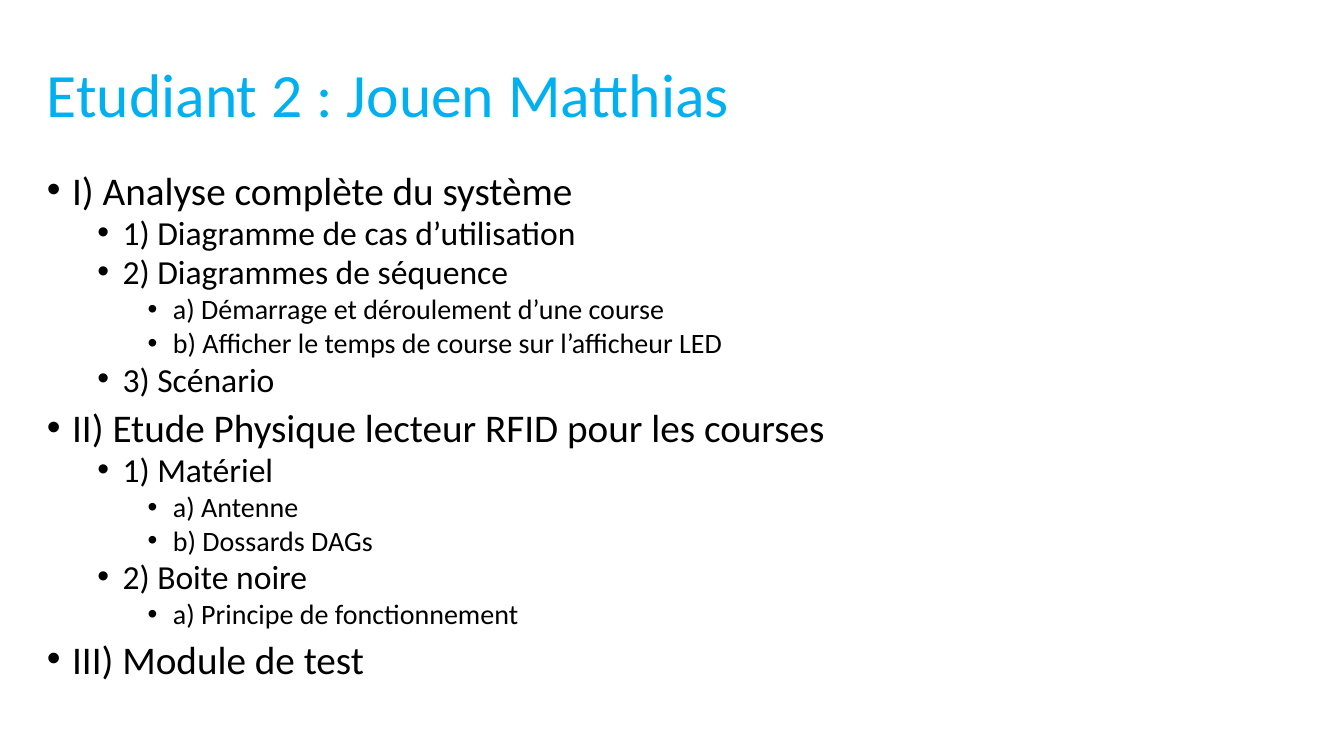
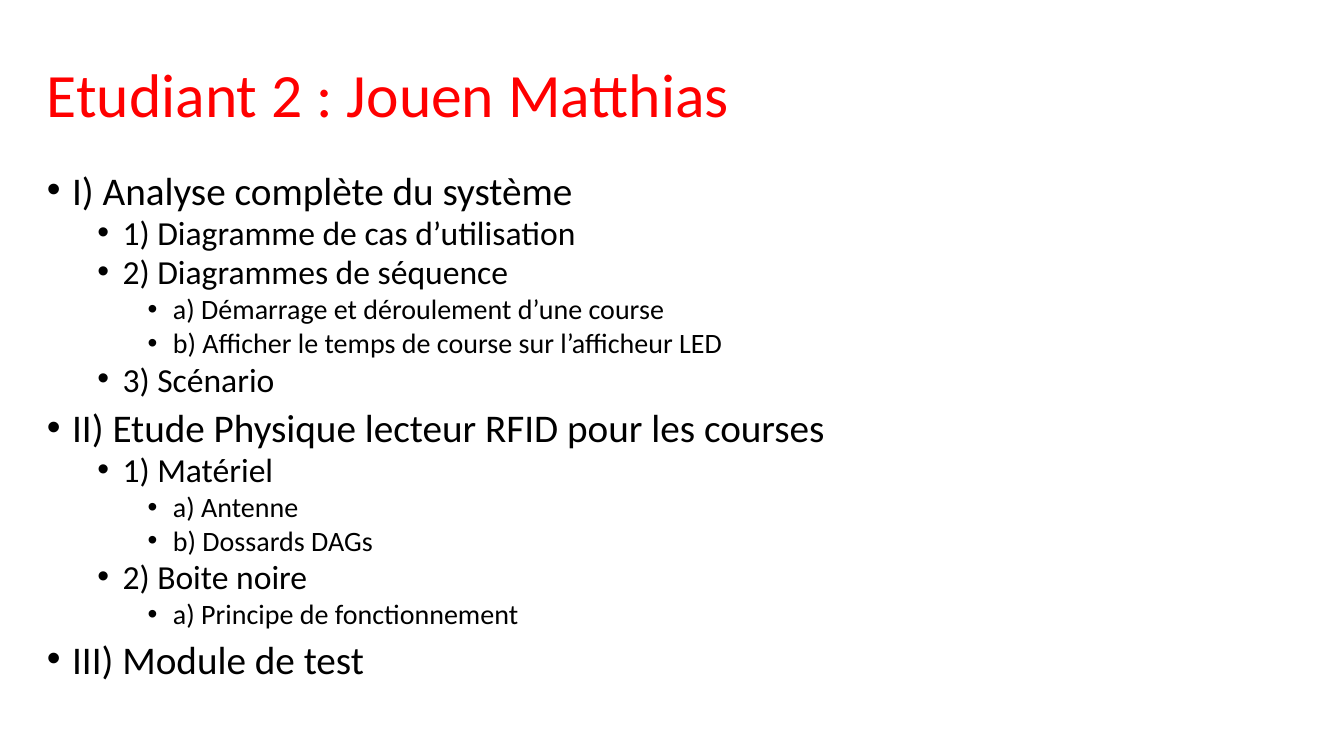
Before and after one commit to Maja2308/Projet_Cross, a slide deck: slide 15 of Diagrammes Communs/Presentation_Revue0.pptx. Drawn at 1344x756 pixels with LibreOffice and Linux fonts; fonts in the diff are those of the drawing. Boxes give left, top, right and bottom in pixels: in the first picture for what was removed or moved away, otherwise in the second. Text is boxed around its words. In the diff, an @@ line names an element or a change of style, - is before the commit and + after.

```diff
--- a/Diagrammes Communs/Presentation_Revue0.pptx
+++ b/Diagrammes Communs/Presentation_Revue0.pptx
@@ title "Etudiant 2 : Jouen Matthias" at [47, 74, 729, 118]: text colour #00B0F0 to #FF0000 @@
```
Also in this commit, not shown: 1 other slide changed, 6 slides added, 1 slide removed, 3 other files.
